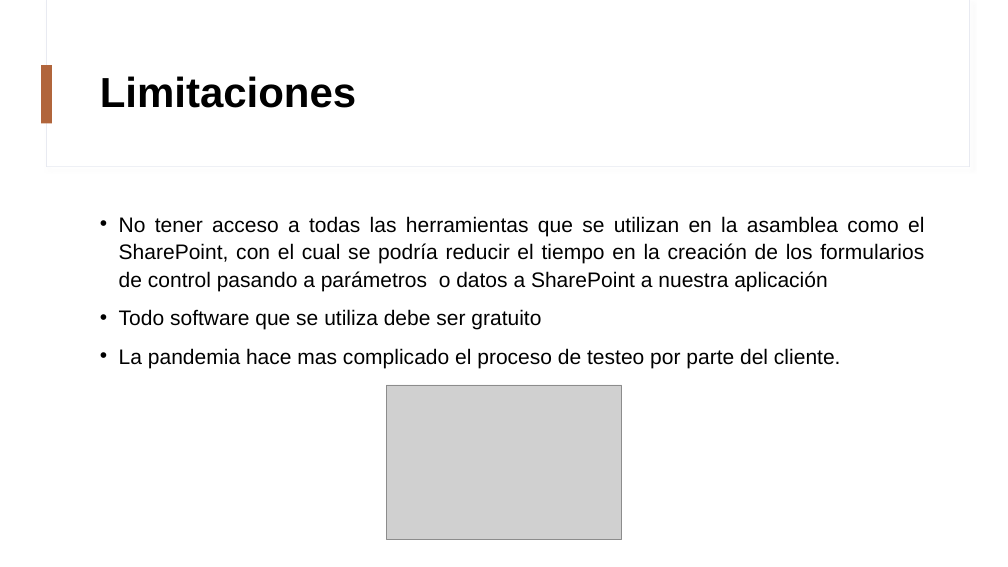
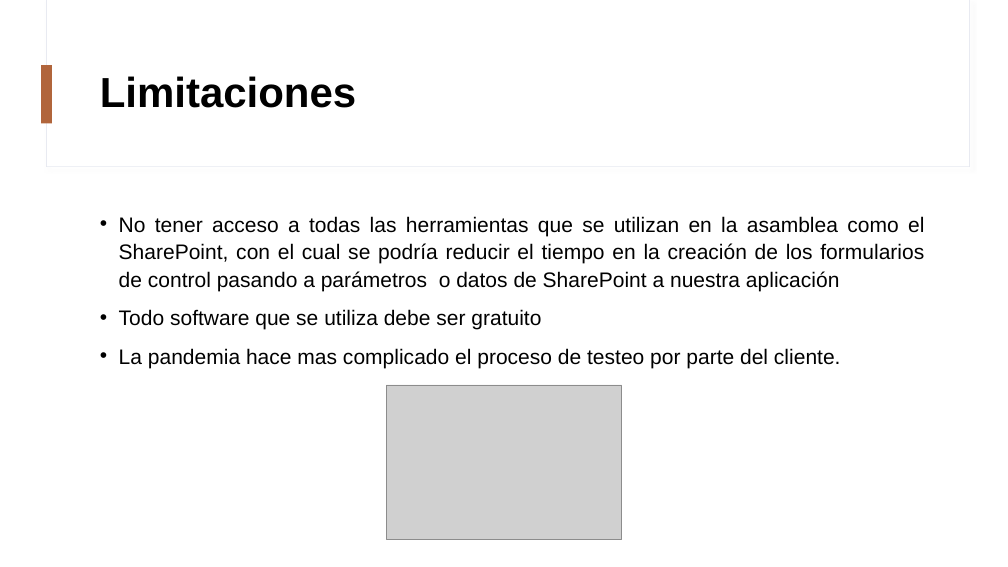
Before and after one commit to Danielmq27/analisis-2, a slide deck: slide 14 of Sistema_de_Gestion_de_Consultas_Biblioteca_Legislativa_2020.pptx. Drawn at 1008x567 pixels with LibreOffice and Linux fonts; fonts in the diff are those of the drawing; grey boxes stand for pictures. Boxes give left, top, right and bottom in pixels: in the first picture for what was removed or moved away, otherwise in the second. Text is boxed around its words. In the diff, an @@ line names an element or a change of style, - is before the commit and + after.

```diff
--- a/Sistema_de_Gestion_de_Consultas_Biblioteca_Legislativa_2020.pptx
+++ b/Sistema_de_Gestion_de_Consultas_Biblioteca_Legislativa_2020.pptx
@@ text at (119,216,924,292): text changed @@
-• No tener acceso a todas las herramientas que se utilizan en la asamblea como el SharePoint, con el cual se podría reducir el tiempo en la creación de los formularios de control pasando a parámetros o datos a SharePoint a nuestra aplicación
+• No tener acceso a todas las herramientas que se utilizan en la asamblea como el SharePoint, con el cual se podría reducir el tiempo en la creación de los formularios de control pasando a parámetros o datos de SharePoint a nuestra aplicación
```
Also in this commit, not shown: 1 other slide changed, 1 slide added, 1 other file.
